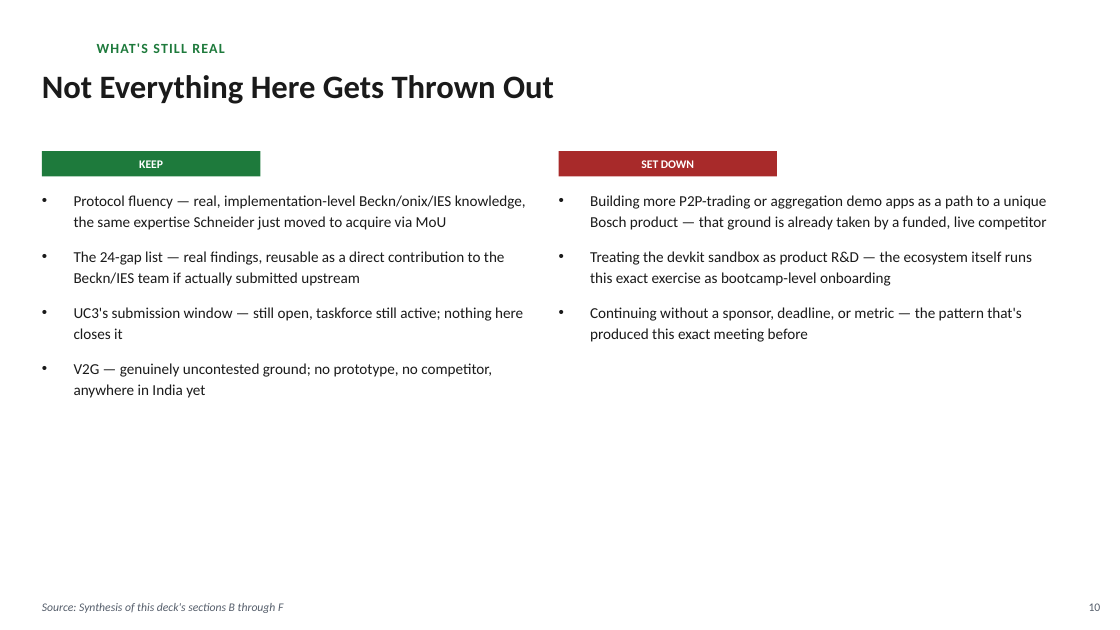
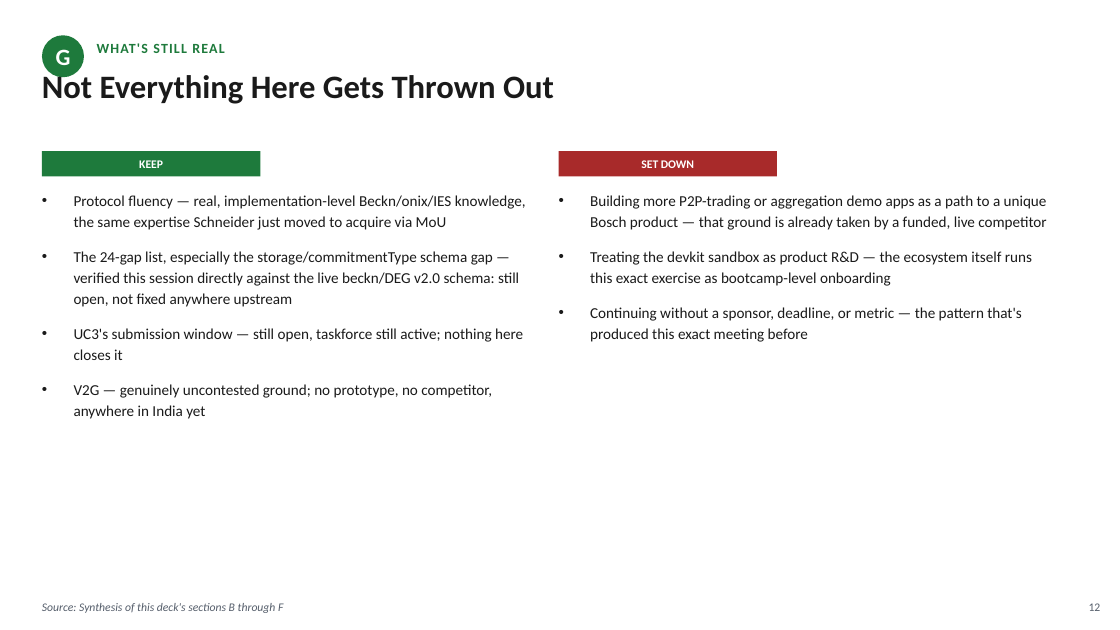
Before and after one commit to Sanjay-dev22/personal-deg, a slide deck: slide 12 of p2p-energy-trading-review/DEG-IES-Market-Reality-Decision.pptx (slide 10 before the commit). Drawn at 1120x630 pixels with LibreOffice and Linux fonts; fonts in the diff are those of the drawing. Boxes give left, top, right and bottom in pixels: in the first picture for what was removed or moved away, otherwise in the second. Text is boxed around its words. In the diff, an @@ line names an element or a change of style, - is before the commit and + after.

```diff
--- a/p2p-energy-trading-review/DEG-IES-Market-Reality-Decision.pptx
+++ b/p2p-energy-trading-review/DEG-IES-Market-Reality-Decision.pptx
@@ ellipse added at [42, 35, 84, 77], fill #1E7A3C @@
@@ text added at [56, 49, 71, 65], 20 pt, text #FFFFFF, bold @@
+G
@@ text at [74, 251, 519, 307]: text changed @@
-• The 24-gap list — real findings, reusable as a direct contribution to the Beckn/IES team if actually submitted upstream
+• The 24-gap list, especially the storage/commitmentType schema gap — verified this session directly against the live beckn/DEG v2.0 schema: still open, not fixed anywhere upstream
@@ text at [1089, 603, 1101, 611]: text changed @@
-10
+12
```
Also in this commit, not shown: 10 other slides changed, 2 slides added, 1 other file.
